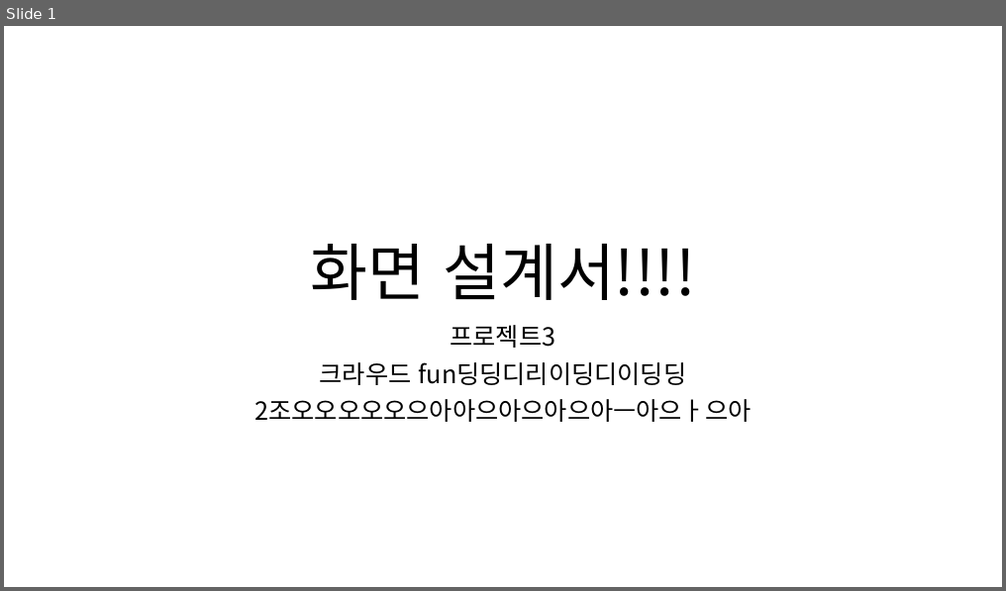
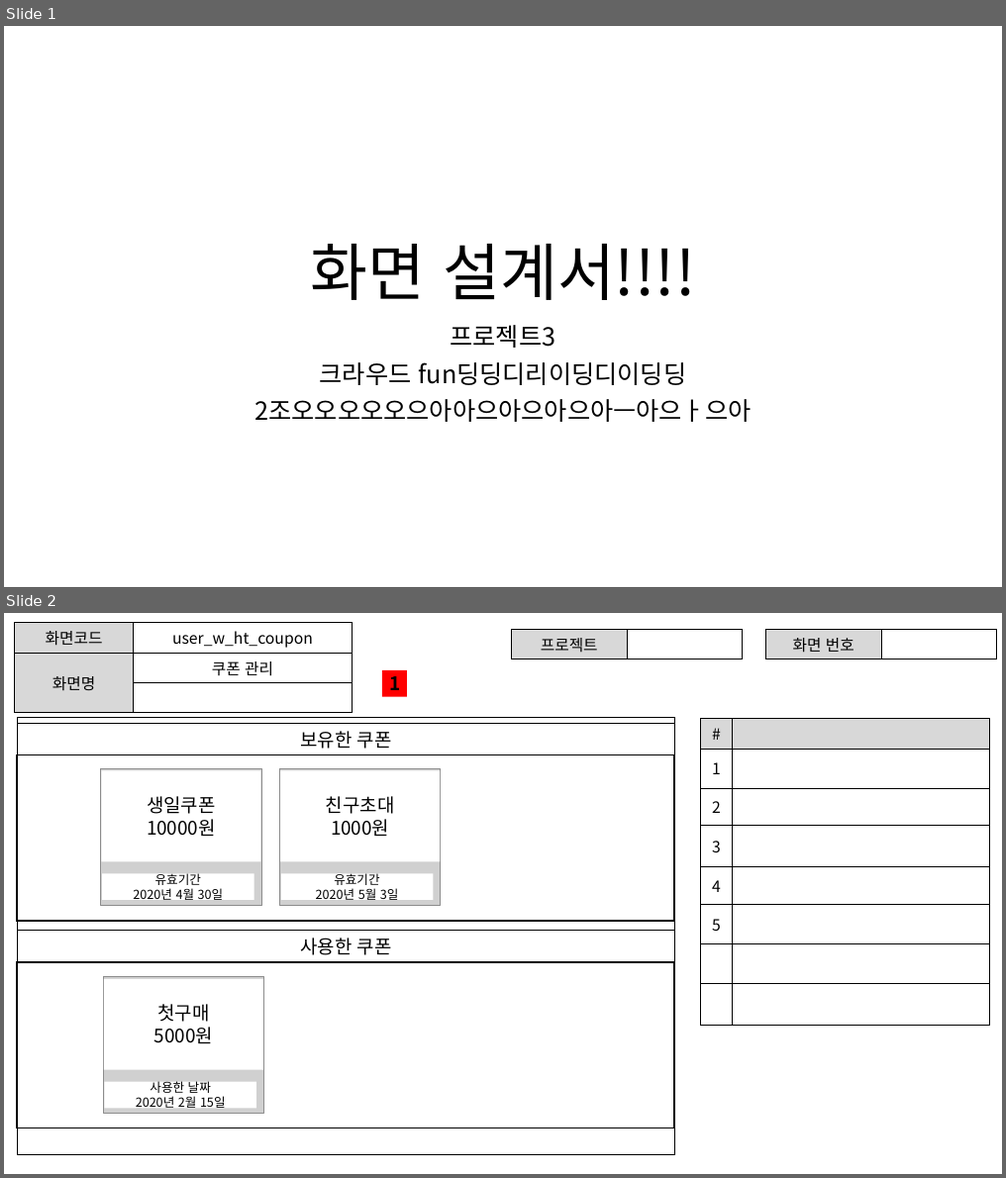
Before and after one commit to ezenteam2/RentalEquip, a slide deck: 0 발표용 파워포인트/0320 3차발표/0320 project04 - 파워포인트 - 현태.pptx. Shown one above the other, each under a label of ours: slide 1 before the commit, slides 1 and 2 after it. The pictures are 1006x591 and 1006x1178 pixels, drawn with LibreOffice and Linux fonts; fonts in the diff are those of the drawing; grey boxes stand for pictures. Boxes give left, top, right and bottom in pixels: in the first picture for what was removed or moved away, otherwise in the second. Text is boxed around its words. In the diff, an @@ line names an element or a change of style, - is before the commit and + after.

```diff
--- a/0 발표용 파워포인트/0320 3차발표/0320 project04 - 파워포인트 - 현태.pptx
+++ b/0 발표용 파워포인트/0320 3차발표/0320 project04 - 파워포인트 - 현태.pptx
@@ slide 2 added at [4, 613, 1002, 1174], background #FFFFFF @@
@@ table added at [15, 623, 352, 701], 3 rows, 2 columns @@
+화면코드 | user_w_ht_coupon
+화면명 | 쿠폰 관리
+ | 
@@ table added at [512, 630, 743, 656], 1 rows, 2 columns @@
+프로젝트 | 
@@ table added at [766, 630, 997, 657], 1 rows, 2 columns @@
+화면 번호 | 
@@ rectangle added at [382, 670, 407, 697], fill #FF0000, 18 pt, text #000000, bold @@
+1
@@ rectangle added at [17, 717, 674, 1155], outline #000000 1 pt @@
@@ rectangle added at [18, 723, 675, 756], outline #000000 1.5 pt, 18 pt, text #000000 @@
+보유한 쿠폰
@@ table added at [701, 719, 990, 1023], 8 rows, 2 columns @@
+# | 
+1 | 
+2 | 
+3 | 
+4 | 
+5 | 
+ | 
+ | 
@@ rectangle added at [17, 756, 675, 922], outline #000000 1.5 pt @@
@@ picture added at [101, 768, 261, 905] @@
@@ rectangle added at [101, 771, 260, 862], fill #FFFFFF, 18 pt, text #000000 @@
+생일쿠폰
+10000원
@@ picture added at [279, 768, 441, 905] @@
@@ rectangle added at [280, 771, 440, 862], fill #FFFFFF, 18 pt, text #000000 @@
+친구초대
+1000원
@@ rectangle added at [102, 873, 254, 900], fill #FFFFFF, 12 pt, text #000000 @@
+유효기간
+2020년 4월 30일
@@ rectangle added at [281, 873, 433, 900], fill #FFFFFF, 12 pt, text #000000 @@
+유효기간
+2020년 5월 3일
@@ rectangle added at [18, 931, 675, 962], outline #000000 1.5 pt, 18 pt, text #000000 @@
+사용한 쿠폰
@@ rectangle added at [17, 962, 675, 1129], outline #000000 1.5 pt @@
@@ picture added at [104, 977, 264, 1114] @@
@@ rectangle added at [104, 979, 263, 1070], fill #FFFFFF, 18 pt, text #000000 @@
+첫구매
+5000원
@@ rectangle added at [104, 1082, 256, 1109], fill #FFFFFF, 12 pt, text #000000 @@
+사용한 날짜
+2020년 2월 15일
```
Also in this commit, not shown: 6 other slides added, 22 other files.
